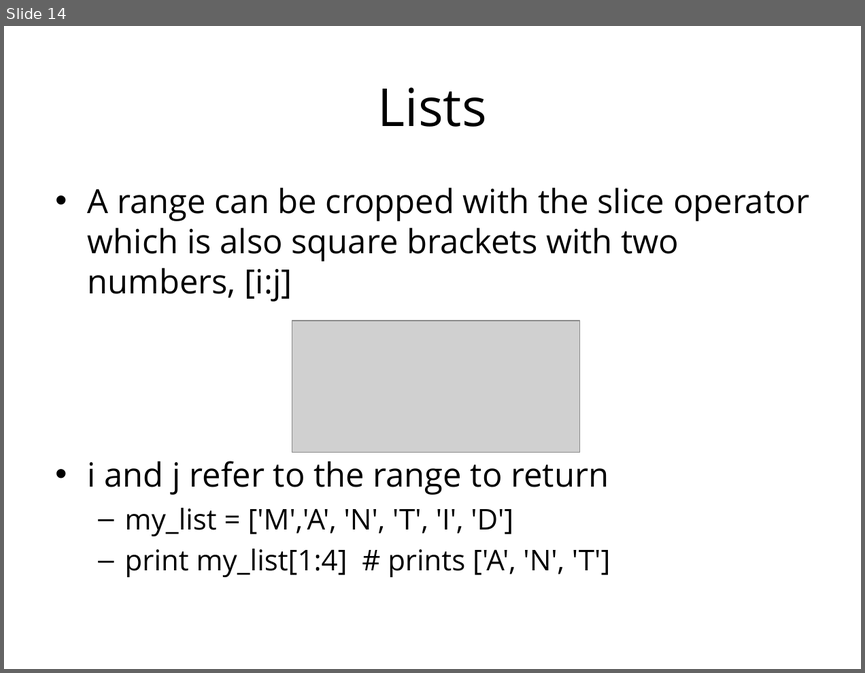
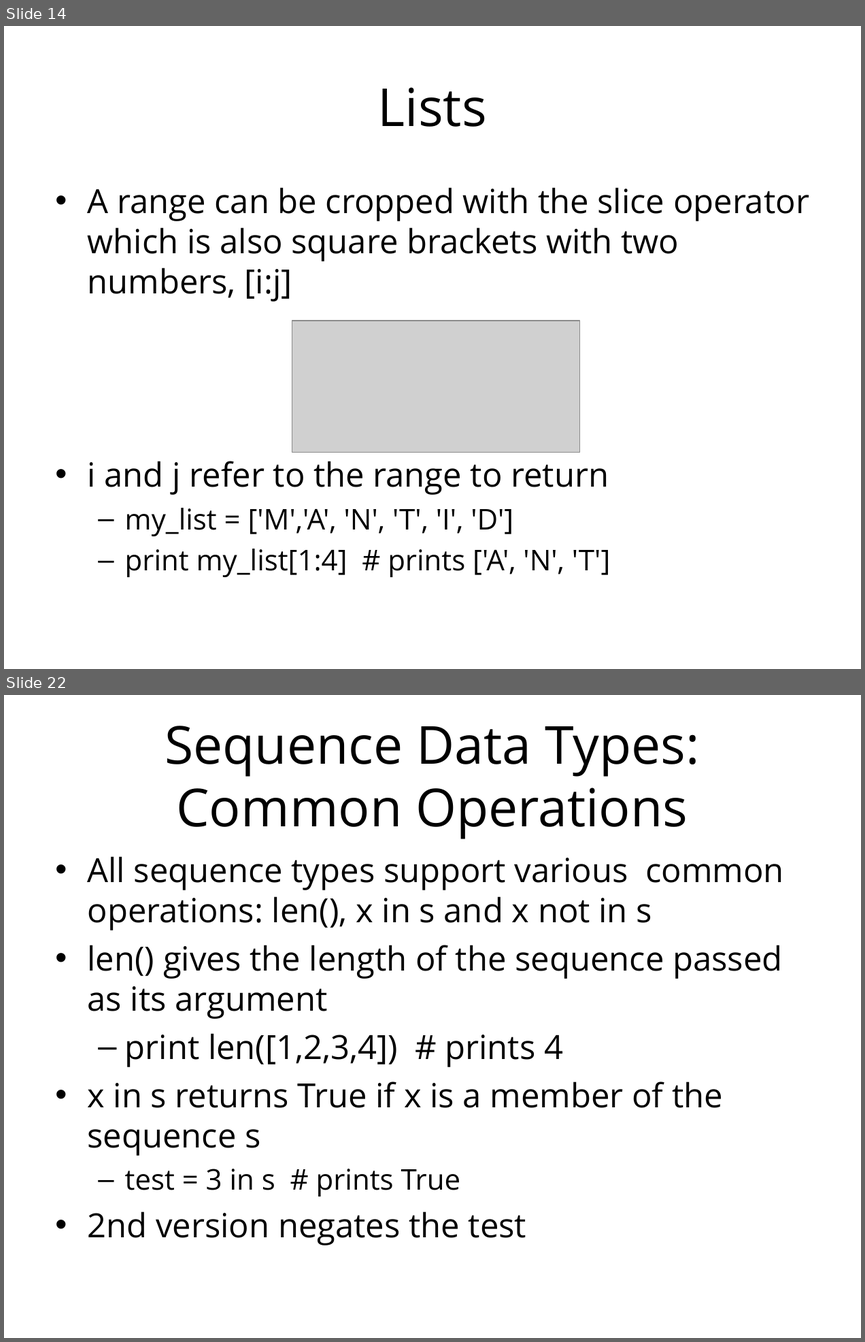
Before and after one commit to mantidproject/documents, a slide deck: Presentations/Introduction to Python/Introduction to Python.ppt. Shown one above the other, each under a label of ours: slide 14 before the commit, slides 14 and 22 after it; the slides between them are not shown. The pictures are 865x673 and 865x1342 pixels, drawn with LibreOffice and Linux fonts; fonts in the diff are those of the drawing; grey boxes stand for pictures; background and template pictures are left out. Boxes give left, top, right and bottom in pixels: in the first picture for what was removed or moved away, otherwise in the second. Text is boxed around its words. In the diff, an @@ line names an element or a change of style, - is before the commit and + after.

```diff
--- a/Presentations/Introduction to Python/Introduction to Python.ppt
+++ b/Presentations/Introduction to Python/Introduction to Python.ppt
@@ slide 22 added at box(4, 695, 861, 1338), background #FFFFFF @@
@@ title added at box(164, 726, 699, 839), 44 pt, text #000000 @@
+Sequence Data Types: Common Operations
@@ text added at box(88, 856, 783, 1245), 28 pt, text #000000 @@
+• All sequence types support various common operations: len(), x in s and x not in s
+• len() gives the length of the sequence passed as its argument
+  – print len([1,2,3,4]) # prints 4
+• x in s returns True if x is a member of the sequence s
+  – test = 3 in s # prints True
+• 2nd version negates the test
```
Also in this commit, not shown: 1 slide changed, 54 other slides added.
